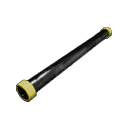
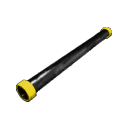
The second 128x128 image is a revision of the first. Changes to its layers:
painted on "kopie small_tube_component.png" over (x1=16, y1=27, x2=112, y2=102)
